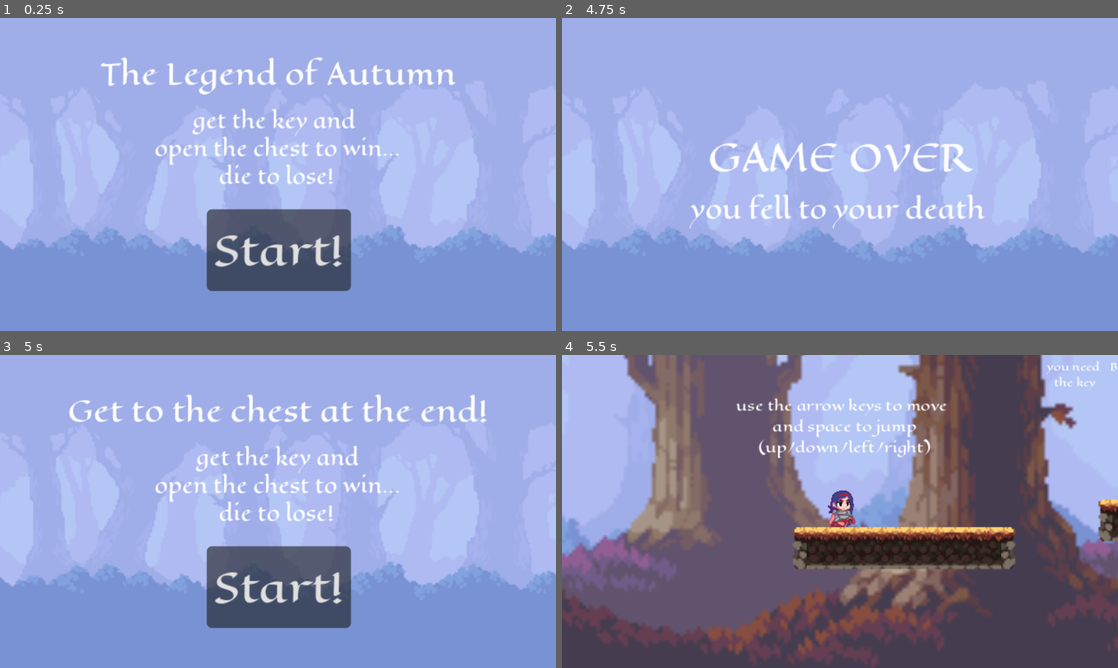
Above: before the commit, frames 1-4 (two rows, left to right).
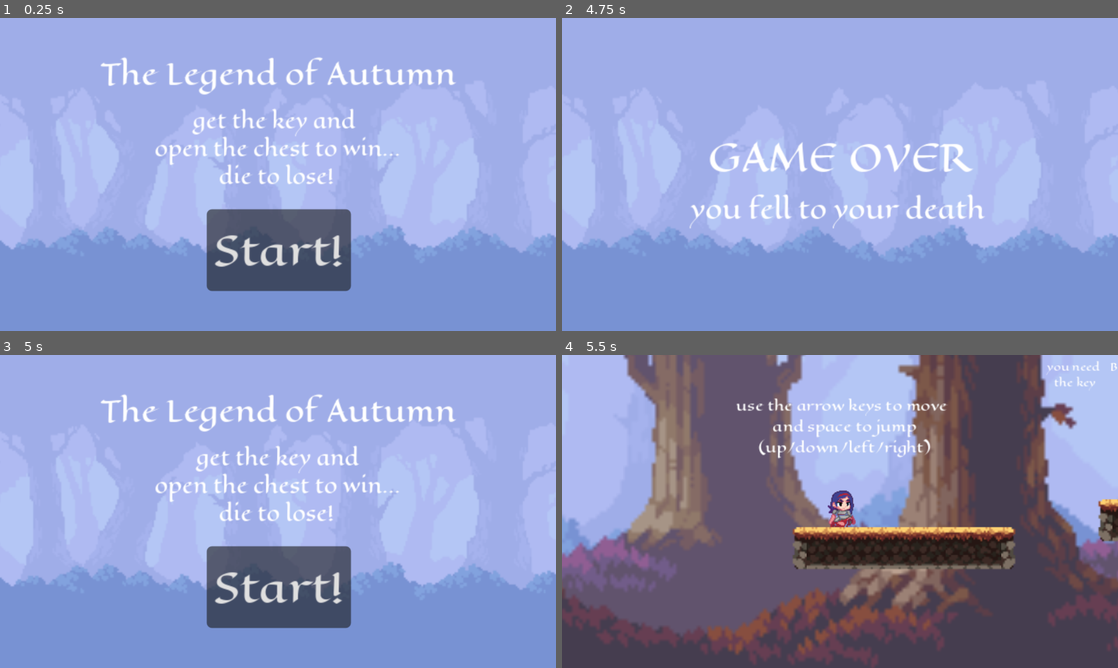
Above: after the commit, the same moments.

Repository: rhallk01/IMG_420_Assignment_1
Game: Godot game, scene res://scenes/world.tscn
Two runs of this game, one before a commit and one after it. Both use one fixed random seed, a clock stepped at 60 frames per second and the inputs below.
Inputs:
- Up to frame 1 (0.25 s): no input
- Up to frame 2 (4.75 s): click "Start!" at 0.5 s; hold Down (crouch) 1.28-2.03 s; hold Right (move_right) 1.28-2.78 s; tap Up (jump) at 1.52, 2.27, 3.77, 4.52 s; tap Down (crouch) at 2.1, 3.6 s; hold Left (move_left) 2.78-3.53 s; hold Down (crouch) 2.78-3.53 s; hold Right (move_right) from 3.53 s (still down); hold Down (crouch) from 4.28 s (still down)
- Up to frame 3 (5 s): keep holding Right (move_right); keep holding Down (crouch)
- Up to frame 4 (5.5 s): release Right (move_right) at 5 s; release Down (crouch) at 5 s; click "Start!" at 5 s

Frames 1-2 are identical in both runs. In frame 3, 2.3% of the frame differs, in the area x 12-88%, y 12-25%; in frame 4, nothing differs.

Commit message:
Update mainmenu.gd

Diff:
--- a/assignment-1/scripts/mainmenu.gd
+++ b/assignment-1/scripts/mainmenu.gd
@@ -22,7 +22,7 @@
 	$WinOrLose.hide()
 	$WinOrLosebg.hide()
 	$MainMenubg.show()
-	$Message.text = "Get to the chest at the end!"
+	$Message.text = "The Legend of Autumn"
 	$Message.show()
 	$Message2.text = "get the key and\nopen the chest to win...\ndie to lose!"
 	$Message2.show()
@@ -39,7 +39,7 @@
 	$WinOrLose.hide()
 	$WinOrLosebg.hide()
 	$MainMenubg.show()
-	$Message.text = "Get to the chest at the end!"
+	$Message.text = "The Legend of Autumn"
 	$Message2.text = "get the key and\nopen the chest to win...\ndie to lose!"
 	$Message.show()
 	$Message2.show()
